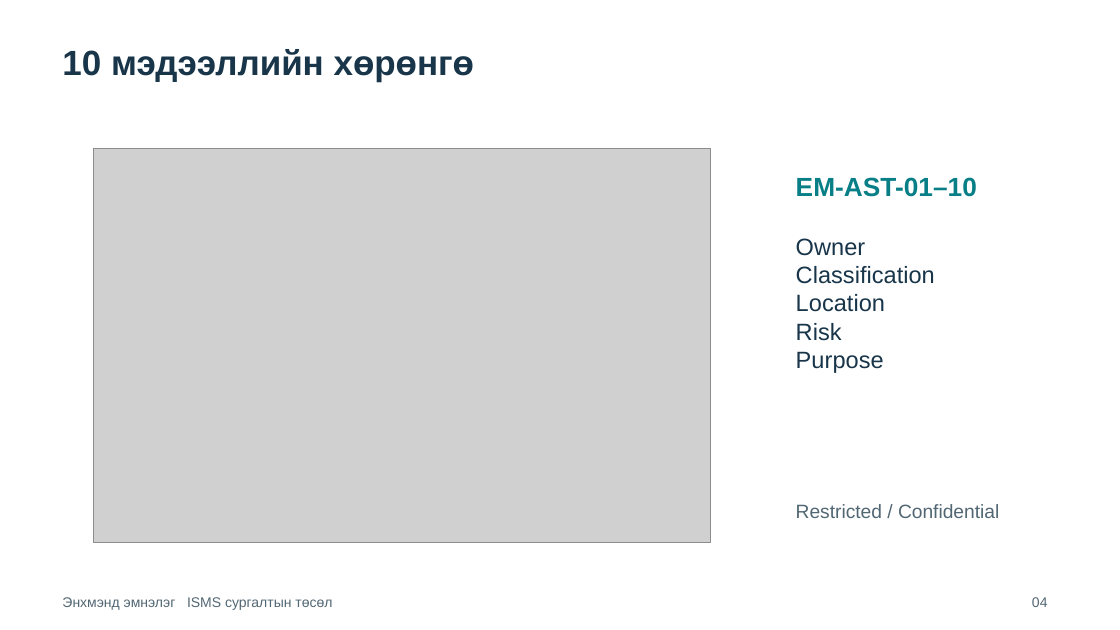
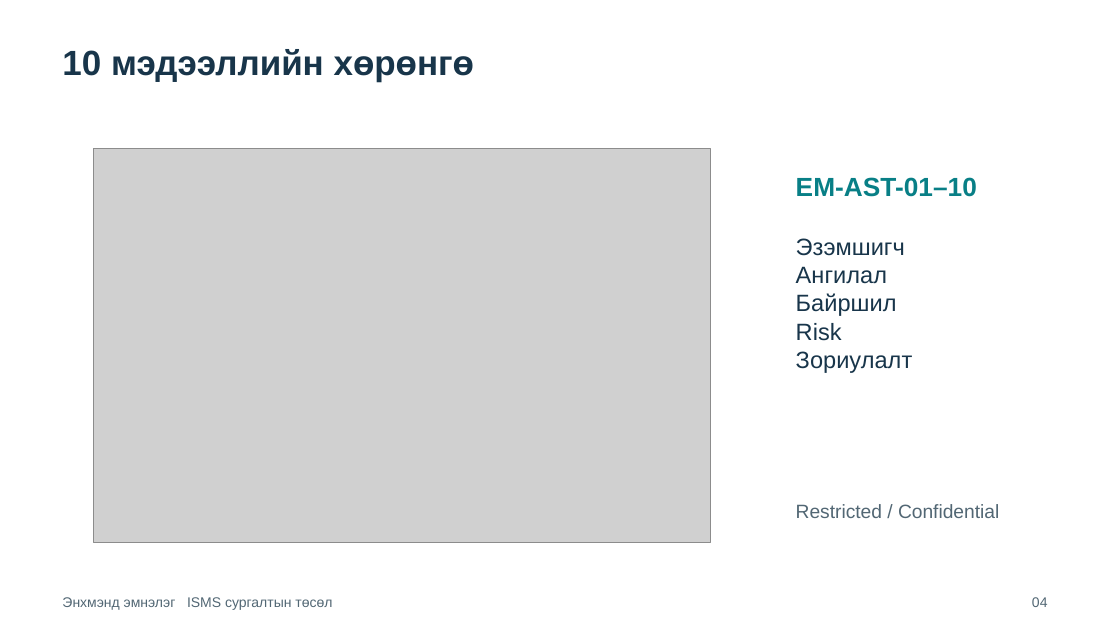
Before and after one commit to MfKero/enkhmend_isms, a slide deck: slide 4 of deliverables/Enkhmend-ISMS-Presentation.pptx. Drawn at 1120x630 pixels with LibreOffice and Linux fonts; fonts in the diff are those of the drawing; grey boxes stand for pictures. Boxes give left, top, right and bottom in pixels: in the first picture for what was removed or moved away, otherwise in the second. Text is boxed around its words. In the diff, an @@ line names an element or a change of style, - is before the commit and + after.

```diff
--- a/deliverables/Enkhmend-ISMS-Presentation.pptx
+++ b/deliverables/Enkhmend-ISMS-Presentation.pptx
@@ text at (796, 238, 905, 316): text changed @@
-Owner
-Classification
-Location
+Эзэмшигч
+Ангилал
+Байршил
@@ text at (796, 351, 913, 373): text changed @@
-Purpose
+Зориулалт
```
Also in this commit, not shown: 10 other slides changed, 29 other files.
